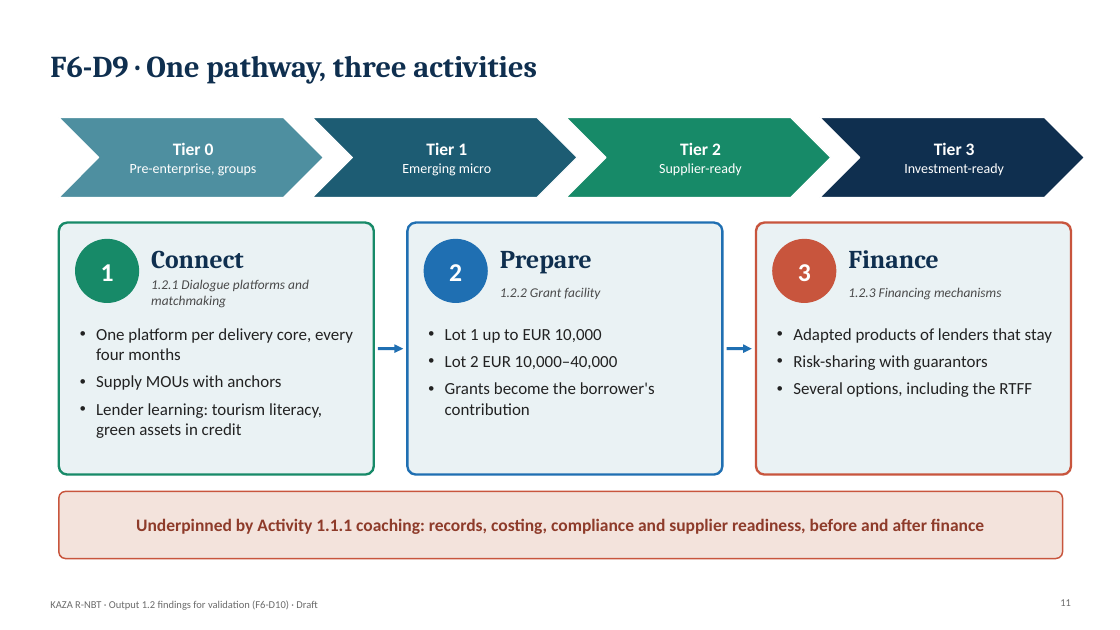
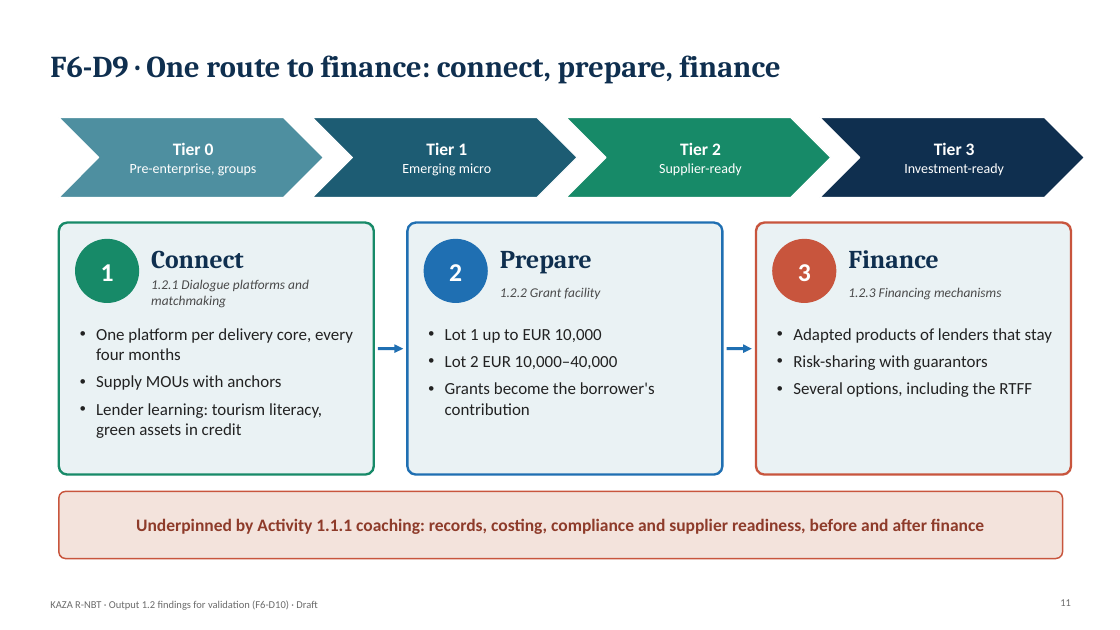
Before and after one commit to modestanz/GIZ-Works, a slide deck: slide 11 of deliverables/F6-D10_Output_1.2_Findings_for_Validation_by_Deliverable.pptx. Drawn at 1120x630 pixels with LibreOffice and Linux fonts; fonts in the diff are those of the drawing; background and template pictures are left out. Boxes give left, top, right and bottom in pixels: in the first picture for what was removed or moved away, otherwise in the second. Text is boxed around its words. In the diff, an @@ line names an element or a change of style, - is before the commit and + after.

```diff
--- a/deliverables/F6-D10_Output_1.2_Findings_for_Validation_by_Deliverable.pptx
+++ b/deliverables/F6-D10_Output_1.2_Findings_for_Validation_by_Deliverable.pptx
@@ title at bbox=[50, 55, 780, 83]: text changed @@
-F6-D9 · One pathway, three activities
+F6-D9 · One route to finance: connect, prepare, finance
```
Also in this commit, not shown: 1 other slide changed, 5 other files.
